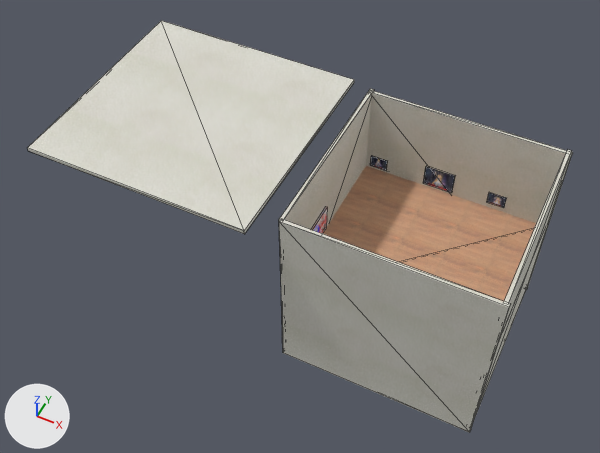
One commit to the FBX model GameTemplate/Game/Assets/modelData/ground/ground1.FBX: the scene before it, then after it.
Rendered twice from a camera (50 mm lens) standing at (16.5, -66.2, 80.4) and looking at (-16.0, -1.3, -0.8). Arrows for +X, +Y and +Z are at lower left; the lights stay in place. Mesh edges are drawn as thin lines. Where no turn or scale is listed for an object, it has been applied to the vertices.

Before the edit, the objects in view are built like this:
```python
me_mesh_001 = bpy.data.meshes.new('Mesh.001')
me_mesh_001.from_pydata(...)  # 8 vertices, 12 faces; spans x -0.6..0.0, y -12.6..12.6, z -13.0..13.0
me_mesh_001.materials.append(mat_material__26)  # picture img_concwhit_jpg
me_mesh_003 = bpy.data.meshes.new('Mesh.003')
me_mesh_003.from_pydata(...)  # a box spanning x -12.9..12.9, y -0.5..0.0, z -13.0..13.0
me_mesh_003.materials.append(mat_material__26)  # picture img_concwhit_jpg
me_mesh_005 = bpy.data.meshes.new('Mesh.005')
me_mesh_005.from_pydata(...)  # a box spanning x -14.8..14.8, y -14.7..14.7, z 0.0..0.5
me_mesh_005.materials.append(mat_material__26)  # picture img_concwhit_jpg
ob_box002 = bpy.data.objects.new('Box002', me_mesh_001)
ob_box002.location = (12.9, 0.2, 0.0)
ob_box004 = bpy.data.objects.new('Box004', me_mesh_003)
ob_box004.location = (0.1, 12.5, 0.0)
ob_box006 = bpy.data.objects.new('Box006', me_mesh_005)
ob_box006.location = (-30.7, -0.4, 11.8)
# also in view: 'Box001' at (0.0, 0.0, 0.1); 'Box005' at (0.1, -12.4, 0.0); 'Box003' at (-12.7, 0.2, 0.0)
```
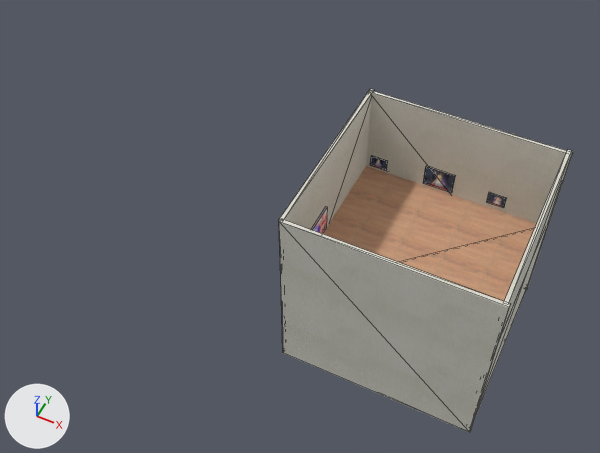
The change, as JSON lines over the scene's bpy script:
```json
{"op": "remove", "block": "ob_box006", "code": ["ob_box006 = bpy.data.objects.new('Box006', me_mesh_005)", "ob_box006.location = (-30.7, -0.4, 11.8)"]}
```

Location of each change, [x1, y1, x2, y2] in pixels of the pictures (600 x 453 px):
```json
{"object": "Box006", "change": "deleted", "before": [28, 20, 354, 234]}
```
